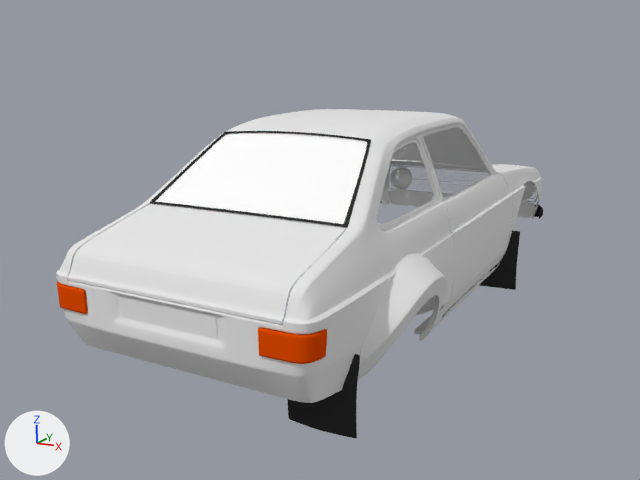
One commit to the Blender file FordEscort.blend: the scene before it, then after it.
Before and after are seen from the file's camera 'Camera'. Lighting does not change. The marker at lower left points along +X, +Y and +Z.

Before the edit, the objects in view are built like this:
```python
ob_aileavd = bpy.data.objects.new('AileAvD', me_plane_009)
ob_aileavd.location = (0.0, -2.15, 1.2)
ob_jointlunettear = bpy.data.objects.new('JointLunetteAr', me_plane_032)
ob_jointlunettear.location = (0.0, -2.15, 1.2)
ob_jupear = bpy.data.objects.new('JupeAr', me_plane_028)
ob_jupear.location = (0.0, -2.15, 1.2)
ob_lunettear = bpy.data.objects.new('LunetteAr', me_plane_030)
ob_lunettear.location = (0.0, -2.15, 1.2)
ob_parechocav = bpy.data.objects.new('ParechocAv', me_plane_024)
ob_parechocav.location = (0.0, 0.0, 0.0)
ob_parechocav.rotation_euler = (1.571, 0.0, 0.0)  # degrees (90, 0, 0)
ob_parechocav.scale = (0.179, 0.179, 0.179)
ob_plancher = bpy.data.objects.new('Plancher', me_plane_027)
ob_plancher.location = (0.0, -2.15, 1.2)
ob_plaqueimmat = bpy.data.objects.new('PlaqueImmat', me_plane_025)
ob_plaqueimmat.location = (0.0, -2.15, 1.21)
ob_plaqueimmat.scale = (0.931, 1.0, 1.0)
ob_ported = bpy.data.objects.new('PorteD', me_plane_001)
ob_ported.location = (0.0, -2.15, 1.2)
ob_ported_002 = bpy.data.objects.new('PorteD.002', me_plane_026)
ob_ported_002.location = (0.0, -2.15, 1.2)
# also in view: 'Coffre.001' at (0.0, -3.85, -0.11); 'Parebrise' at (0.0, -0.85, 0.24); 'PassageRoueARD' at (1.05, -3.06, -0.63); 'Caisse' at (0.0, -1.6, -0.24); 'FeuAr' at (0.0, -4.17, -0.42)
```
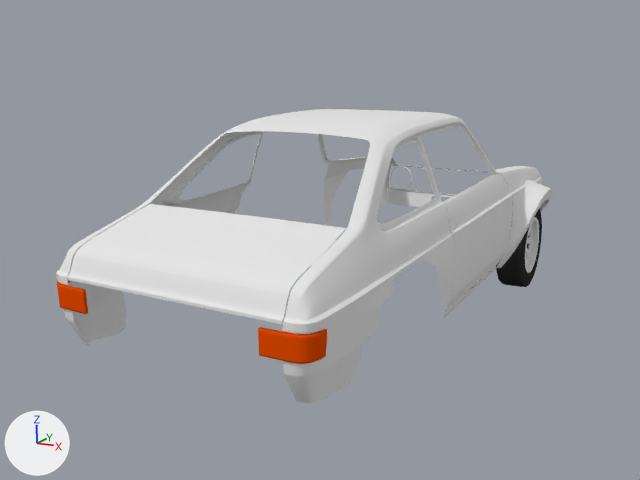
Changed parts and their boxes [x1, y1, x2, y2] in the pictures (640 x 480 px):
'LunetteAr', hidden: before [155, 133, 367, 226]
'JupeAr', hidden: before [68, 268, 469, 401]
'PassageRoueARD', hidden: before [358, 253, 447, 380]
'BavetteAr', hidden (black): before [288, 354, 360, 438]
'PlaqueImmat', hidden: before [121, 296, 217, 339]
'Parebrise', hidden: before [369, 127, 486, 170]
'JointLunetteAr', hidden: before [150, 131, 371, 228]
'PassageRoueAVD', added: after [499, 180, 553, 268]
'PneuAvt', added (black): after [496, 208, 542, 287]
'BavetteAvt', hidden (black): before [479, 230, 520, 290]
'RoueAvt', added: after [525, 217, 539, 273]
'Phare', hidden: before [391, 167, 534, 200]
'PorteD.002', hidden: before [421, 126, 492, 201]
'Capot', hidden: before [391, 160, 519, 171]
'Calandre.001', no longer drawn: before [388, 168, 538, 199]
'Plancher', hidden: before [289, 277, 454, 315]
'ParechocAv', hidden: before [380, 195, 543, 219]
part 1 of me_plane_009, built on: before [385, 163, 539, 218]; after [385, 163, 397, 204]

Diff of the bpy script that builds the scene:
```diff
--- a/FordEscort.blend.py
+++ b/FordEscort.blend.py
@@ me_plane_009 @@
-me_plane_009.from_pydata(...)  # 192 vertices, 154 faces; spans x 0.76..1.05, y 1.54..3.19, z -2.29..-1.26
+me_plane_009.from_pydata(...)  # 210 vertices, 171 faces; spans x 0.76..1.05, y 1.54..3.19, z -2.29..-1.26
+# me_plane_009 part 1
+# 17 faces are deleted
+# 18 vertices are added at x 0.85..0.95, y 3.13..3.19, z -2.04..-1.54
+# 34 new faces join them
 me_plane_009.materials.append(mat_material)
@@ ob_jointlunettear @@
 _m = ob_jointlunettear.modifiers.new('Solidify', 'SOLIDIFY')
 _m.nonmanifold_merge_threshold = 0.0003
+ob_jointlunettear.hide_viewport = True
@@ ob_lunettear @@
 _m = ob_lunettear.modifiers.new('Solidify', 'SOLIDIFY')
 _m.nonmanifold_merge_threshold = 0.0003
+ob_lunettear.hide_viewport = True
@@ ob_jupear @@
 _m = ob_jupear.modifiers.new('Subsurf', 'SUBSURF')
 _m.render_levels = 3
+ob_jupear.hide_viewport = True
@@ ob_plaqueimmat @@
 _m = ob_plaqueimmat.modifiers.new('Solidify', 'SOLIDIFY')
 _m.nonmanifold_merge_threshold = 0.0003
+ob_plaqueimmat.hide_viewport = True
@@ ob_plancher @@
 _m = ob_plancher.modifiers.new('Subsurf', 'SUBSURF')
 _m.render_levels = 3
+ob_plancher.hide_viewport = True
@@ ob_ported_002 @@
 ob_ported_002.location = (0.0, -2.15, 1.2)
+ob_ported_002.hide_viewport = True
@@ ob_parechocav @@
 _m = ob_parechocav.modifiers.new('Subsurf', 'SUBSURF')
+ob_parechocav.hide_viewport = True
@@ ob_phare @@
 ob_phare = bpy.data.objects.new('Phare', me_plane_023)
+ob_phare.parent = ob_calandre
+ob_phare.matrix_parent_inverse = Matrix(((1.0, 0.0, 0.0, 0.0), (0.0, 1.0, 0.0, 2.15), (0.0, 0.0, 1.0, -1.202), (0.0, 0.0, 0.0, 1.0)))
 ob_phare.location = (0.0, -2.15, 1.202)
@@ ob_phare @@
 _m = ob_phare.modifiers.new('Mirror', 'MIRROR')
+ob_phare.hide_viewport = True
@@ ob_calandre_001 @@
 ob_calandre_001 = bpy.data.objects.new('Calandre.001', me_plane_022)
+ob_calandre_001.parent = ob_calandre
+ob_calandre_001.matrix_parent_inverse = Matrix(((1.0, 0.0, 0.0, 0.0), (0.0, 1.0, 0.0, 2.15), (0.0, 0.0, 1.0, -1.202), (0.0, 0.0, 0.0, 1.0)))
 ob_calandre_001.location = (0.0, -2.15, 1.079)
@@ ob_bavetteavt @@
 _m = ob_bavetteavt.modifiers.new('Subsurf', 'SUBSURF')
+ob_bavetteavt.hide_viewport = True
@@ ob_bavettear @@
 _m = ob_bavettear.modifiers.new('Subsurf', 'SUBSURF')
 _m.levels = 2
+ob_bavettear.hide_viewport = True
@@ ob_parebrise @@
 _m = ob_parebrise.modifiers.new('Solidify', 'SOLIDIFY')
 _m.nonmanifold_merge_threshold = 0.0003
+ob_parebrise.hide_viewport = True
@@ ob_capot @@
 _m = ob_capot.modifiers.new('Subsurf', 'SUBSURF')
-_m.levels = 5
+_m.levels = 2
+_m.render_levels = 3
+ob_capot.hide_viewport = True
@@ ob_passageroueard @@
 _m = ob_passageroueard.modifiers.new('Subsurf', 'SUBSURF')
 _m.levels = 3
+ob_passageroueard.hide_viewport = True
@@ ob_passageroueavd_1 @@
+ob_passageroueavd_1 = bpy.data.objects.new('PassageRoueAVD', me_plane_007_1)  # 72 vertices, 54 faces; spans x 0.912..1.232, y 1.718..2.999, z -2.264..-1.438; in mat_material (white #e7e7e7); modifiers SUBSURF
+ob_passageroueavd_1.location = (0.0, -2.15, 1.2)
@@ ob_pneuavt @@
+ob_pneuavt = bpy.data.objects.new('PneuAvt', me_circle_003)  # 672 vertices, 624 faces; spans x -0.46..0.46, y -0.46..0.46, z -0.275..0.007; in mat_material_003 (black #303030); modifiers SUBSURF, MIRROR
+ob_pneuavt.parent = ob_roueavt
+ob_pneuavt.location = (0.616, 0.205, -0.95)
+ob_pneuavt.rotation_euler = (1.571, 0.0, 1.571)  # degrees (90, 0, 90)
@@ ob_roueavt @@
+ob_roueavt = bpy.data.objects.new('RoueAvt', me_circle_001)  # 760 vertices, 688 faces; spans x -0.3..0.3, y -0.3..0.3, z -0.09..0.0; in mat_material (white #e7e7e7); modifiers SUBSURF
+ob_roueavt.location = (1.09, 0.2, -0.95)
+ob_roueavt.rotation_euler = (1.571, 0.0, 1.571)  # degrees (90, 0, 90)
```
